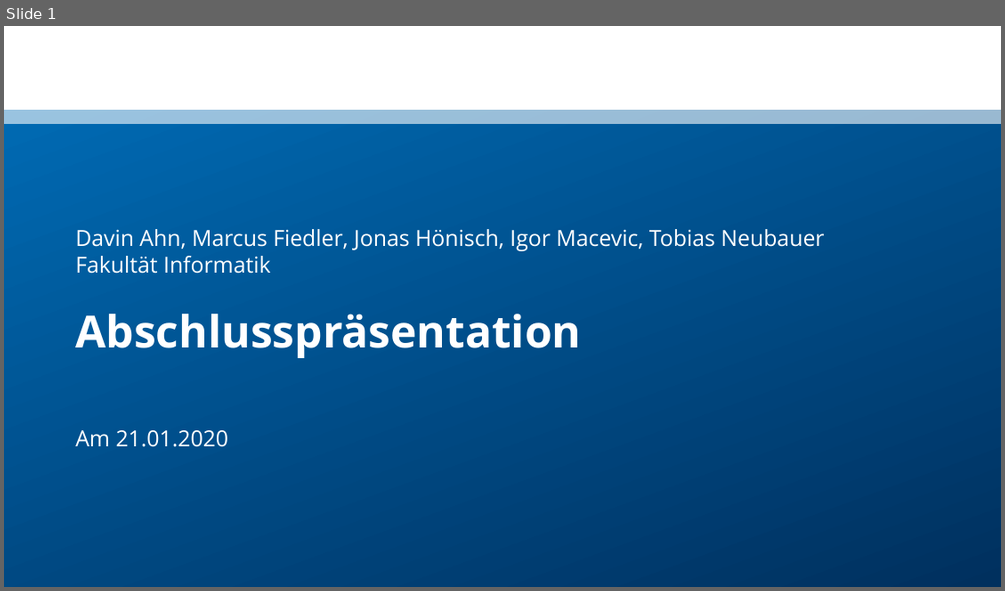
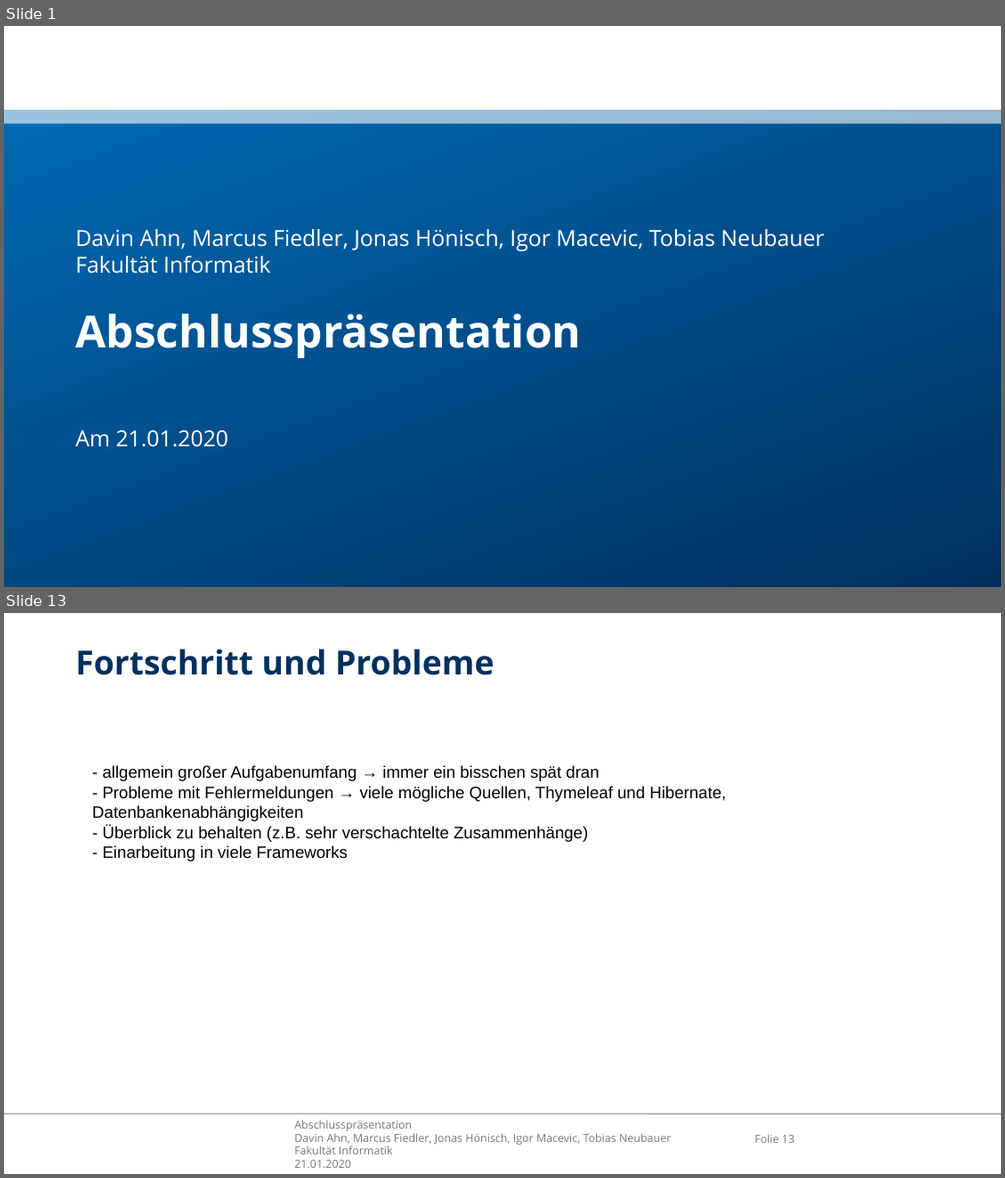
Before and after one commit to ahndavin/Web_Entwicklung_Uni, a slide deck: src/main/asciidoc/Abschlusspraesentation.pptx. Shown one above the other, each under a label of ours: slide 1 before the commit, slides 1 and 13 after it; the slides between them are not shown. The pictures are 1005x591 and 1005x1178 pixels, drawn with LibreOffice and Linux fonts; fonts in the diff are those of the drawing; background and template pictures are left out. Boxes give left, top, right and bottom in pixels: in the first picture for what was removed or moved away, otherwise in the second. Text is boxed around its words. In the diff, an @@ line names an element or a change of style, - is before the commit and + after.

Commit message:
continued Abschlusspräsentation

```diff
--- a/src/main/asciidoc/Abschlusspraesentation.pptx
+++ b/src/main/asciidoc/Abschlusspraesentation.pptx
@@ slide 13 added at <box>4,613,1001,1174</box>, background #FFFFFF; not listed: 1 template element that a slide beside it also shows @@
@@ text added at <box>75,649,494,675</box>, 24 pt, text #00305E, bold @@
+Fortschritt und Probleme
@@ text added at <box>92,765,726,861</box>, 12 pt, text #000000 @@
+- allgemein großer Aufgabenumfang → immer ein bisschen spät dran
+- Probleme mit Fehlermeldungen → viele mögliche Quellen, Thymeleaf und Hibernate, Datenbankenabhängigkeiten
+- Überblick zu behalten (z.B. sehr verschachtelte Zusammenhänge)
+- Einarbeitung in viele Frameworks
@@ text added at <box>294,1119,671,1167</box>, 8 pt, text #727879 @@
+Abschlusspräsentation
+Davin Ahn, Marcus Fiedler, Jonas Hönisch, Igor Macevic, Tobias Neubauer
+Fakultät Informatik
+21.01.2020
@@ page number added at <box>754,1134,794,1143</box>, 8 pt, text #727879 @@
+Folie 13
```
Also in this commit, not shown: 3 slides changed, 3 other slides added, 1 slide removed.
